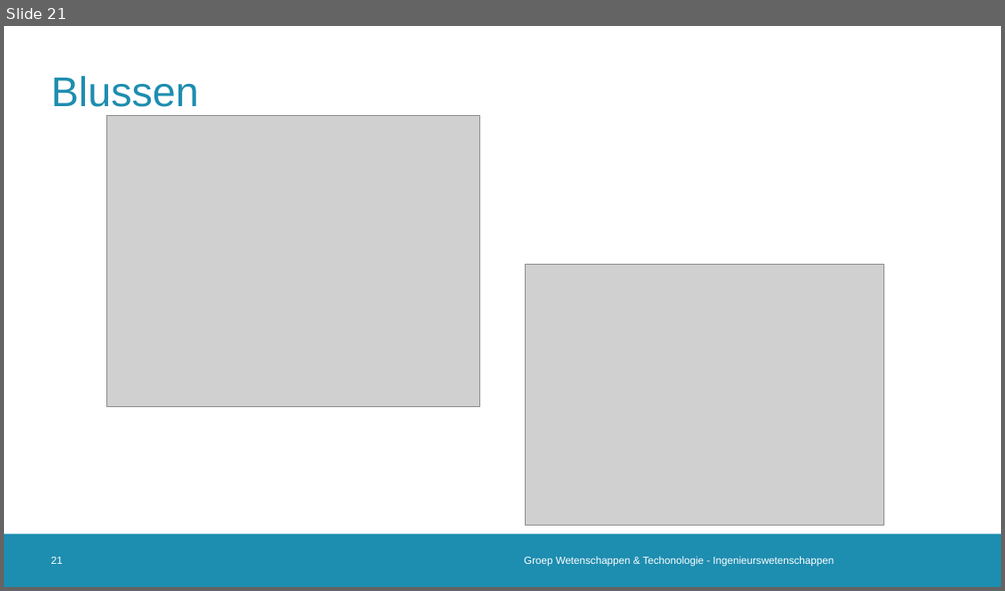
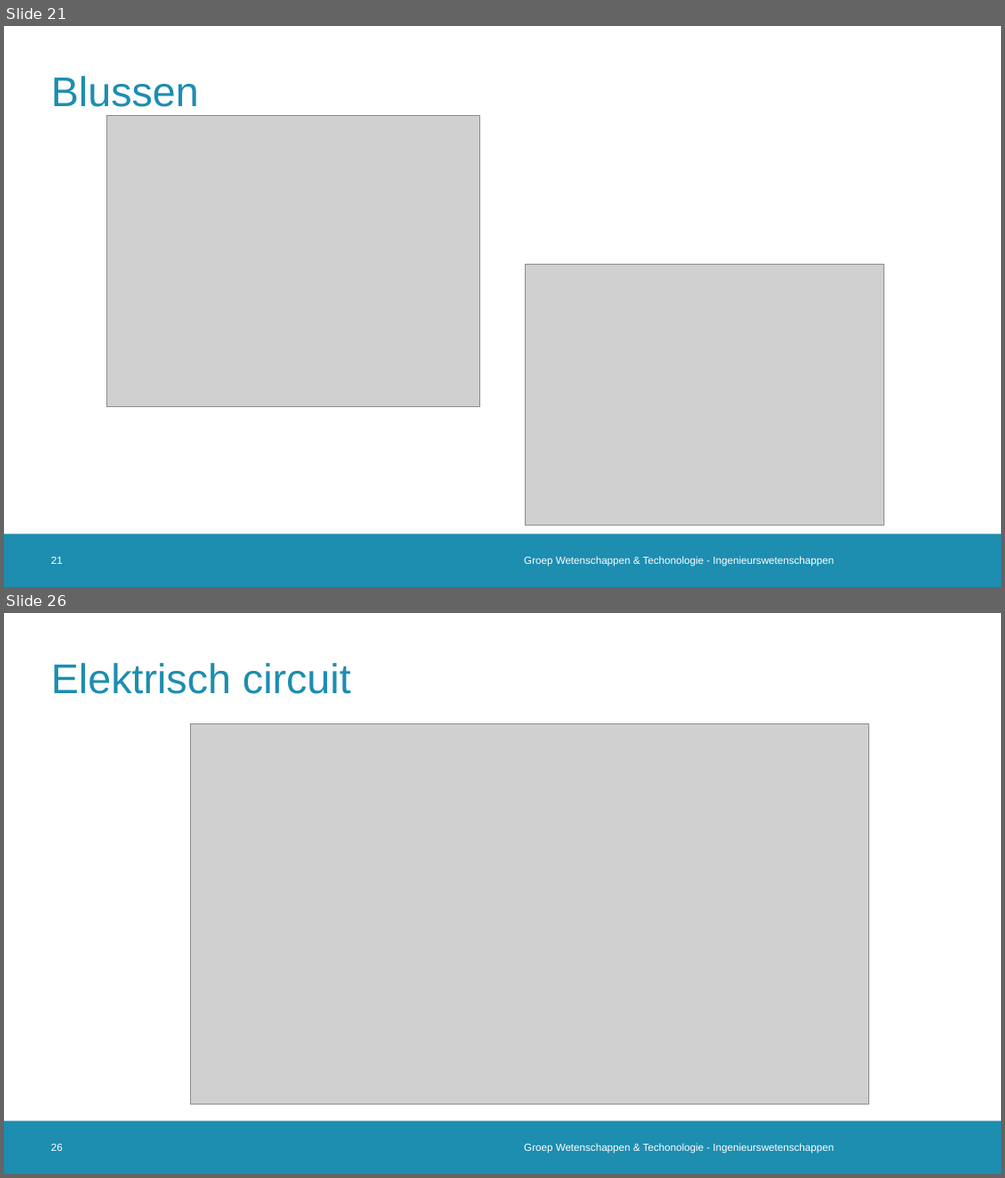
Before and after one commit to 2023-2022-KULAK-IW/2022_2023_Probleemoplossen_en_Ontwerpen_2, a slide deck: LATEX + ppt/Tussentijdse Presentatie .pptx. Shown one above the other, each under a label of ours: slide 21 before the commit, slides 21 and 26 after it; the slides between them are not shown. The pictures are 1005x591 and 1005x1178 pixels, drawn with LibreOffice and Linux fonts; fonts in the diff are those of the drawing; grey boxes stand for pictures; background and template pictures are left out. Boxes give left, top, right and bottom in pixels: in the first picture for what was removed or moved away, otherwise in the second. Text is boxed around its words. In the diff, an @@ line names an element or a change of style, - is before the commit and + after.

```diff
--- a/LATEX + ppt/Tussentijdse Presentatie .pptx
+++ b/LATEX + ppt/Tussentijdse Presentatie .pptx
@@ slide 26 added at <box>4,613,1001,1174</box>, background #FFFFFF; not listed: 1 template element that a slide beside it also shows @@
@@ title added at <box>51,663,351,694</box>, 40 pt, text #1D8DB0 @@
+Elektrisch circuit
@@ picture added at <box>190,724,868,1104</box> @@
@@ page number added at <box>51,1143,63,1151</box>, 10 pt, text #FFFFFF @@
+26
@@ text added at <box>524,1143,833,1153</box>, 10 pt, text #FFFFFF @@
+Groep Wetenschappen & Techonologie - Ingenieurswetenschappen
```
Also in this commit, not shown: 12 slides changed, 8 other slides added.
